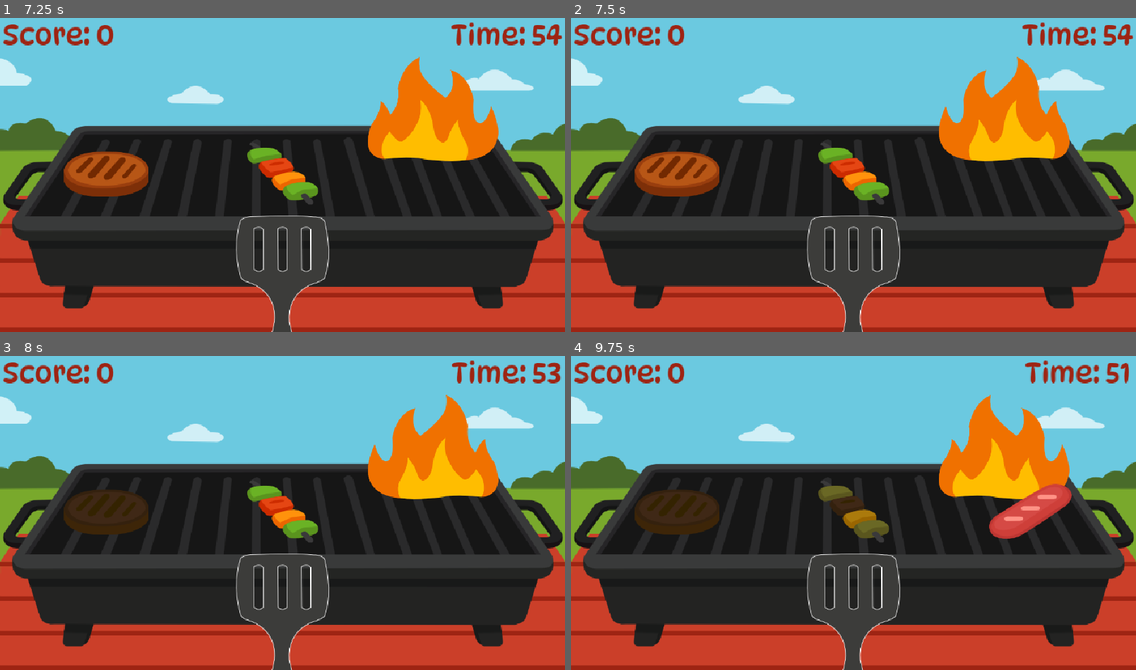
Above: before the commit, frames 1-4 (two rows, left to right).
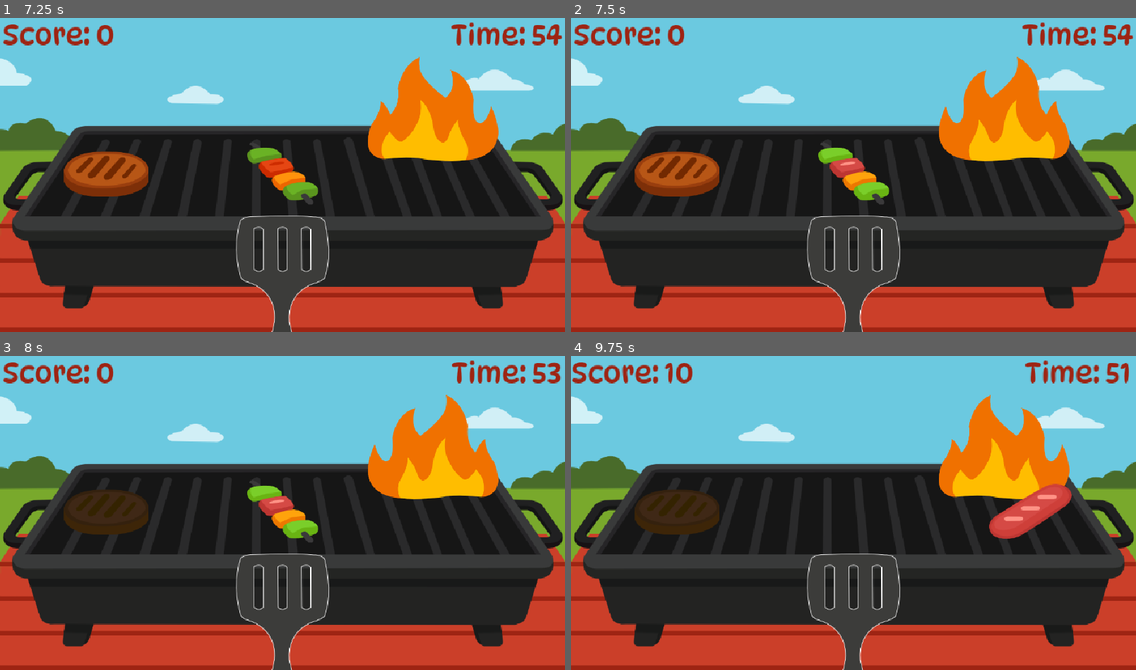
Above: after the commit, the same moments.

Repository: Allus-Interactive/30-days-of-summer-2025
Game: Godot game, scene res://scenes/menus/title_screen.tscn
Two runs of this game, one before a commit and one after it. Both use one fixed random seed, a clock stepped at 60 frames per second and the inputs below.
Inputs (mouse positions are in pixels of both pictures, inside the frame that each line leads up to):
- Up to frame 1 (7.25 s): move the mouse to (406, 156) at 0.52 s; hold D (move_right) 0.53-1.28 s; tap Space (flip) at 0.6, 1.35, 2.1, 2.85, 3.6, 4.25, 4.35, 5.1, 5.85, 6.6 s; click (406, 156) at 0.67 s; tap Enter at 1.25 s; move the mouse to (169, 187) at 1.27 s; hold A (move_left) 1.28-2.03 s; click (169, 187) at 1.42 s; move the mouse to (339, 102) at 2.02 s; hold D (move_right) 2.03-3.53 s; click (339, 102) at 2.17 s; move the mouse to (254, 237) at 2.77 s; click (254, 237) at 2.92 s; move the mouse to (107, 171) at 3.52 s; hold A (move_left) 3.53-5.78 s; click (107, 171) at 3.67 s; move the mouse to (113, 124) at 4.27 s; click (113, 124) at 4.42 s; move the mouse to (310, 171) at 5.02 s; click (310, 171) at 5.17 s; move the mouse to (282, 171) at 5.77 s; hold D (move_right) from 5.78 s (still down); click (282, 171) at 5.92 s; move the mouse to (406, 156) at 6.52 s; click (406, 156) at 6.67 s
- Up to frame 2 (7.5 s): keep holding D (move_right); move the mouse to (740, 187) at 7.27 s; tap Space (flip) at 7.35 s; click (740, 187) at 7.42 s
- Up to frame 3 (8 s): keep holding D (move_right)
- Up to frame 4 (9.75 s): move the mouse to (910, 440) at 8.02 s; release D (move_right) at 8.03 s; hold A (move_left) 8.03-9.53 s; tap Space (flip) at 8.1, 8.85, 9.6 s; click (910, 440) at 8.17 s; move the mouse to (1028, 509) at 8.77 s; click (1028, 509) at 8.92 s; move the mouse to (1023, 560) at 9.52 s; hold D (move_right) from 9.53 s (still down); click (1023, 560) at 9.67 s

Frame 1 is identical in both runs. In frame 2, 0.8% of the frame differs, in the area x 43-57%, y 41-58%; in frame 3, 0.8%; in frame 4, 1.7%, in the area x 0-57%, y 2-60%.

Commit message:
implemented new player mechanic

Diff:
--- a/scenes/food/food.gd
+++ b/scenes/food/food.gd
@@ -20,6 +20,7 @@
 func _ready() -> void:
 	set_food_to_raw()
 	# sizzle_sfx.play()
+	GameManager.flip_the_food.connect(on_flip_food)
 
 
 func _on_cooking_timer_timeout() -> void:
@@ -54,8 +55,9 @@
 		slot.occupied = false
 	queue_free()
 
-func _input_event(viewport: Viewport, event: InputEvent, shape_idx: int) -> void:
-	if event is InputEventMouseButton and event.pressed:
+
+func on_flip_food(player_position: float) -> void:
+	if global_position.x == player_position:
 		if current_state == State.READY:
 			if flipped:
 				remove_food()
--- a/scenes/game manager/game_manager.gd
+++ b/scenes/game manager/game_manager.gd
@@ -2,6 +2,7 @@
 
 
 var high_score: int = 0
+signal flip_the_food(current_position: float)
 
 
 func save_high_score(score: int) -> void:
--- a/scenes/player/player.gd
+++ b/scenes/player/player.gd
@@ -21,3 +21,5 @@
 		if current_position.x < max_right_pos:
 			global_position = Vector2(current_position.x + move_gap, 400)
 			current_position = global_position
+	if Input.is_action_just_pressed("flip"):
+		GameManager.emit_signal("flip_the_food", global_position.x)
